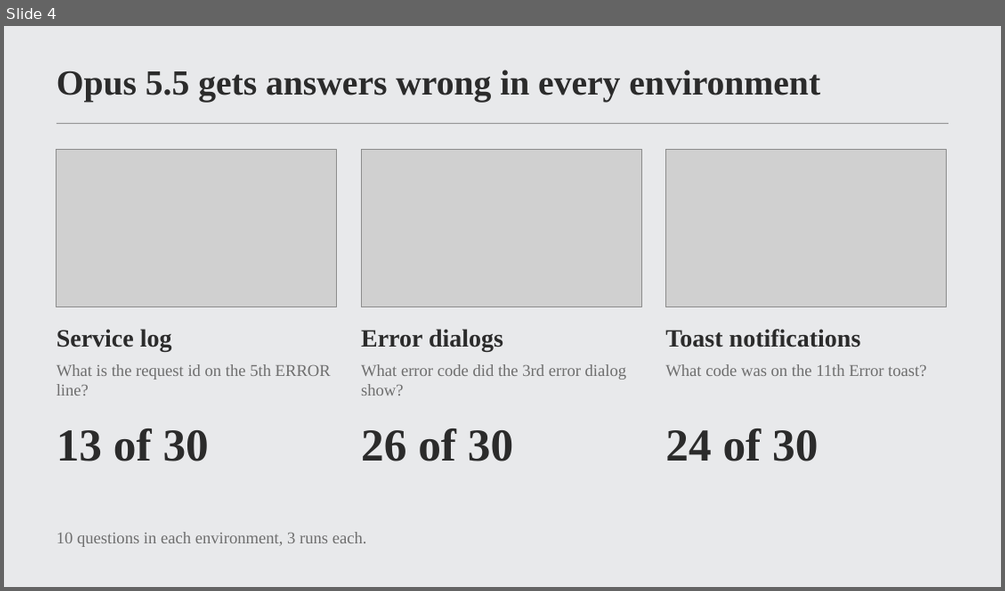
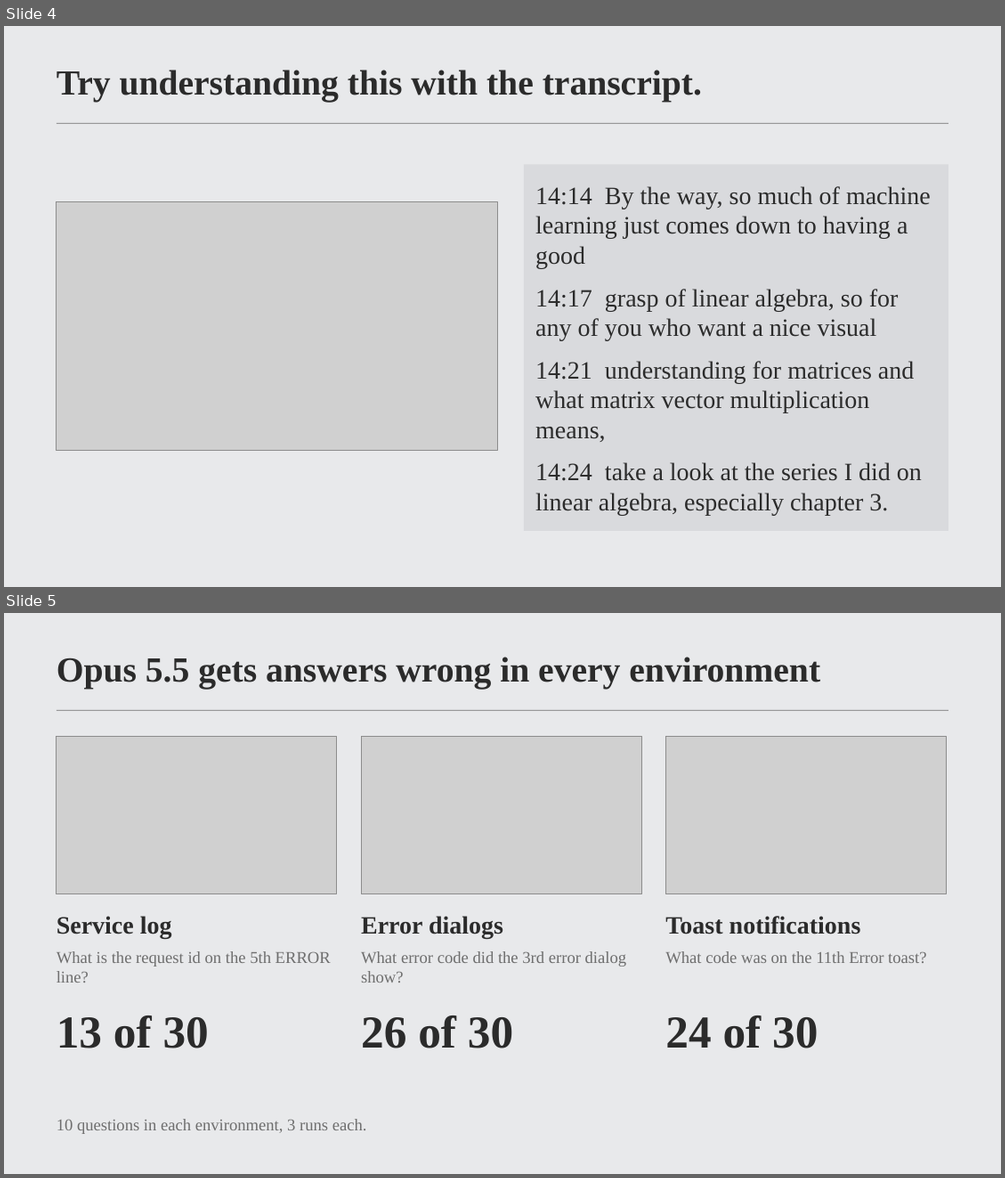
Before and after one commit to MrNaakka/bidy2, a slide deck: docs/framehunt-pitch-short.pptx. Shown one above the other, each under a label of ours: slide 4 before the commit, slides 4 and 5 after it. The pictures are 1005x591 and 1005x1178 pixels, drawn with LibreOffice and Linux fonts; fonts in the diff are those of the drawing; grey boxes stand for pictures; background and template pictures are left out. Boxes give left, top, right and bottom in pixels: in the first picture for what was removed or moved away, otherwise in the second. Text is boxed around its words. In the diff, an @@ line names an element or a change of style, - is before the commit and + after.

```diff
--- a/docs/framehunt-pitch-short.pptx
+++ b/docs/framehunt-pitch-short.pptx
@@ slide 4 added at (4,26,1001,587), background picture (left out); not listed: 1 template element that a slide beside it also shows @@
@@ title added at (57,70,702,102), 34 pt, text #2B2B2B, bold @@
+Try understanding this with the transcript.
@@ rectangle added at (524,164,948,531), fill #D9DADD, 24 pt, text #2B2B2B @@
+14:14 By the way, so much of machine learning just comes down to having a good
+14:17 grasp of linear algebra, so for any of you who want a nice visual
+14:21 understanding for matrices and what matrix vector multiplication means,
+14:24 take a look at the series I did on linear algebra, especially chapter 3.
@@ picture added at (57,201,498,450) @@
@@ what was slide 4 is now slide 5 @@
```
Also in this commit, not shown: 2 slides changed, 2 other slides added, 2 slides removed.
